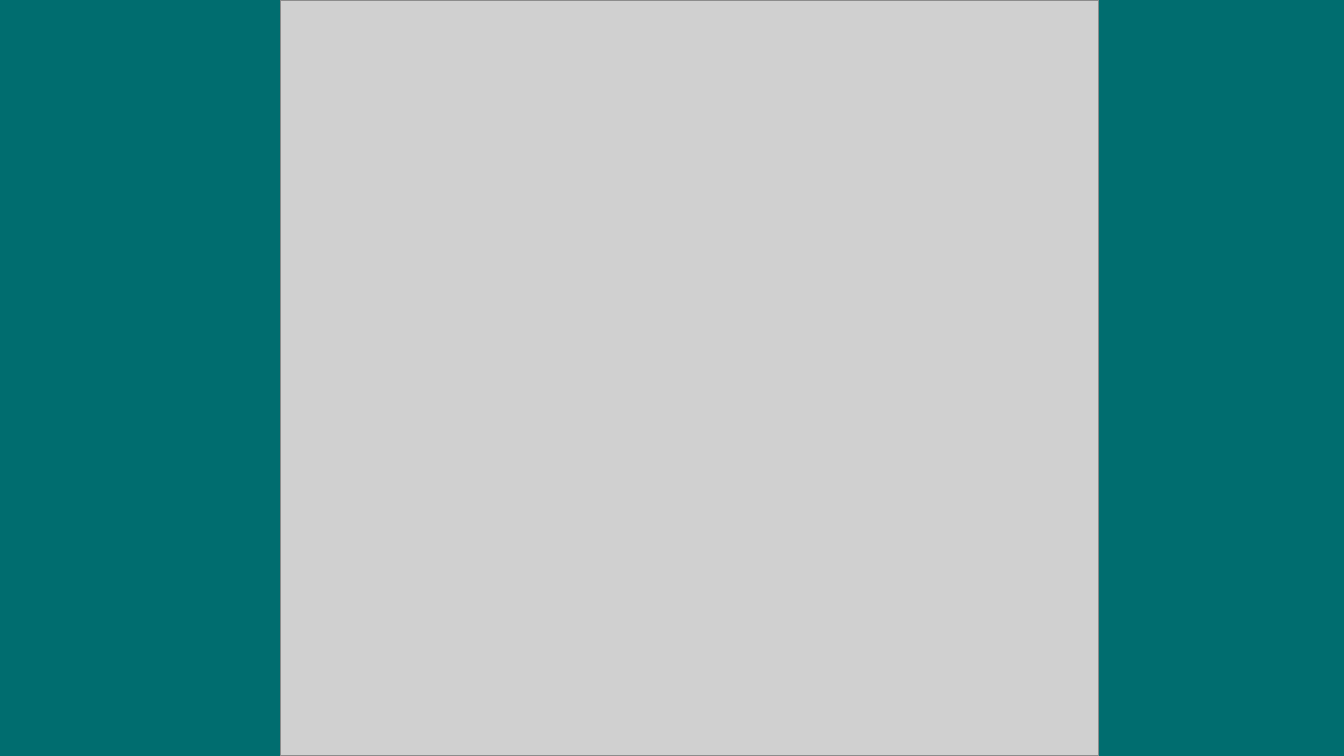
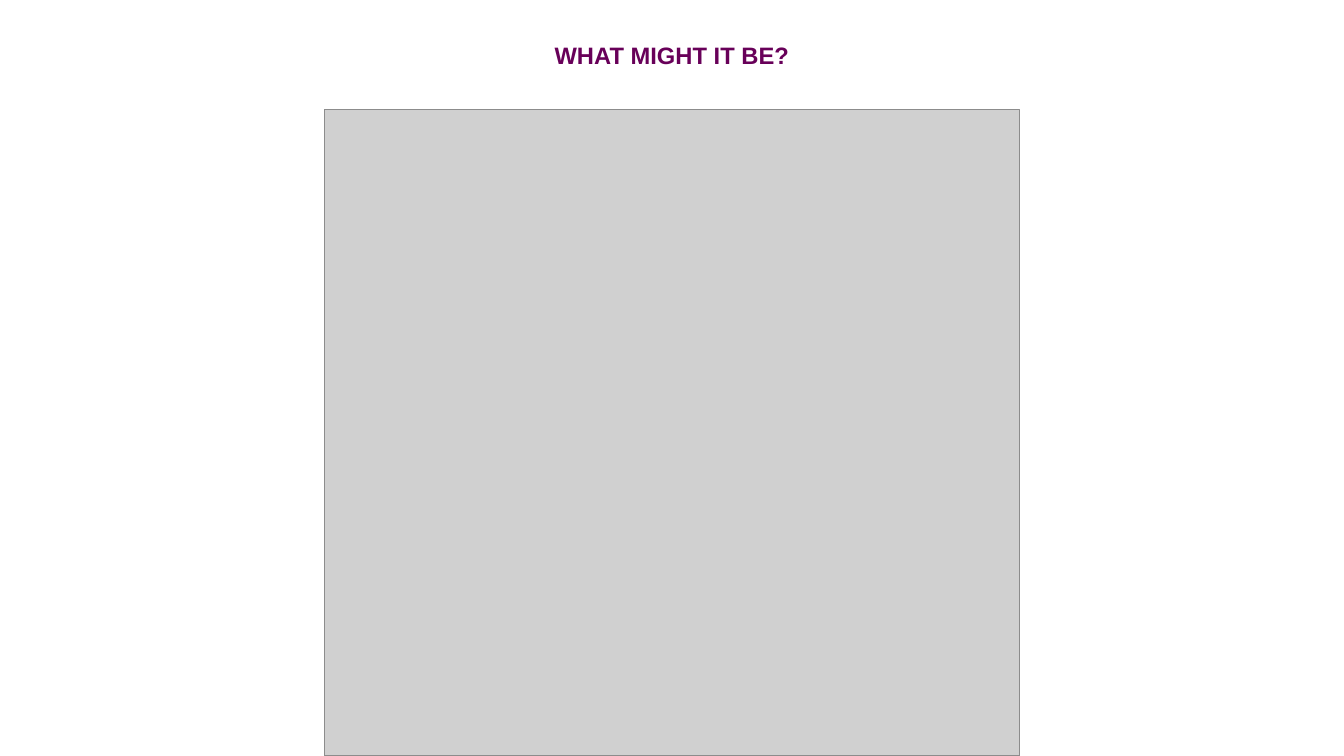
Before and after one commit to Dottenpixel/design-system-1, a slide deck: slide 7 of Project Overview.odp. Drawn at 1344x756 pixels with LibreOffice and Linux fonts; fonts in the diff are those of the drawing; grey boxes stand for pictures. Boxes give left, top, right and bottom in pixels: in the first picture for what was removed or moved away, otherwise in the second. Text is boxed around its words. In the diff, an @@ line names an element or a change of style, - is before the commit and + after.

Commit message:
Project overview
Added a mock for the homepage.

```diff
--- a/Project Overview.odp
+++ b/Project Overview.odp
@@ background #006D6F to #FFFFFF @@
@@ title added at bbox=[555, 47, 788, 65], 14 pt, text #680059, bold @@
+WHAT MIGHT IT BE?
@@ picture: place and size @@
-picture at bbox=[281, 0, 1099, 756]
+picture at bbox=[324, 110, 1020, 756]
```
Also in this commit, not shown: 6 other slides changed.
